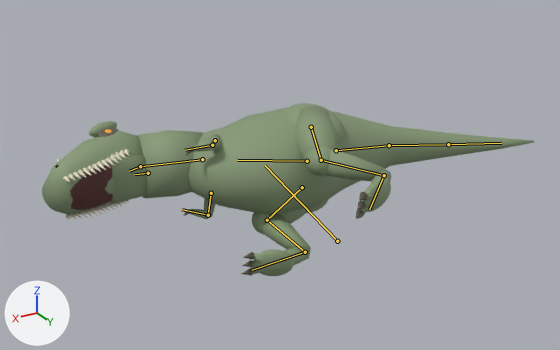
Before and after pictures for a commit that changed the FBX model Assets/Export/Dinosaurs/Trex_Death.fbx.
One viewpoint serves both versions: a 50 mm lens placed at (7.6, 11.56, 6.91), pointed at (-0.39, -1.76, 0.26). Every picture has the same lights, and +X, +Y and +Z are marked at lower left. The older version comes first. Both versions are drawn at frame 30 of the action 'Scene'; the numbers are the values there. The bones that change, and the others that lie on the model, are drawn over the model as lines.

Names of what the first picture shows: 'SK_Trex'.
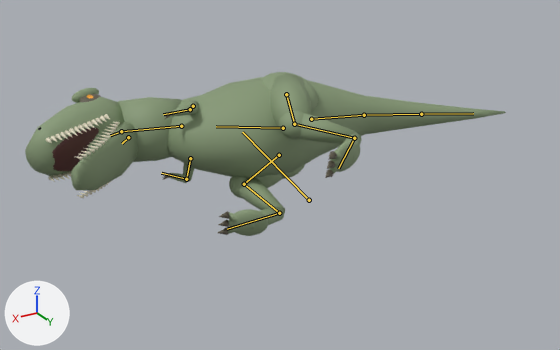
Boxes (x1, y1, x2, y2) around the edits, measured in the pictures (560 x 350 px):
'SK_Trex', posed
    before: (42, 103, 534, 276)
    after: (25, 72, 506, 236)
bone 'root', root to tip
    before: (337, 241) to (265, 165)
    after: (309, 200) to (242, 132)
bone 'jaw', root to tip
    before: (148, 173) to (134, 174)
    after: (128, 137) to (122, 143)

The change, as a list of edits to the scene's bpy script:
```text
Change bone_root:
    where bone_root = bpy.data.objects['Rig_Trex'].pose.bones['root']
    bone_root.location: (0.0, 0.0, -100.0) -> (0.0, 45.0, 0.0)
Change bone_jaw:
    where bone_jaw = bpy.data.objects['Rig_Trex'].pose.bones['jaw']  # child of 'head'
    bone_jaw.rotation_quaternion: (0.976, 0.216, 0.0, 0.0) -> (0.976, -0.216, 0.0, 0.0)  # degrees (25, 0, 0) -> degrees (-25, 0, 0)
```
